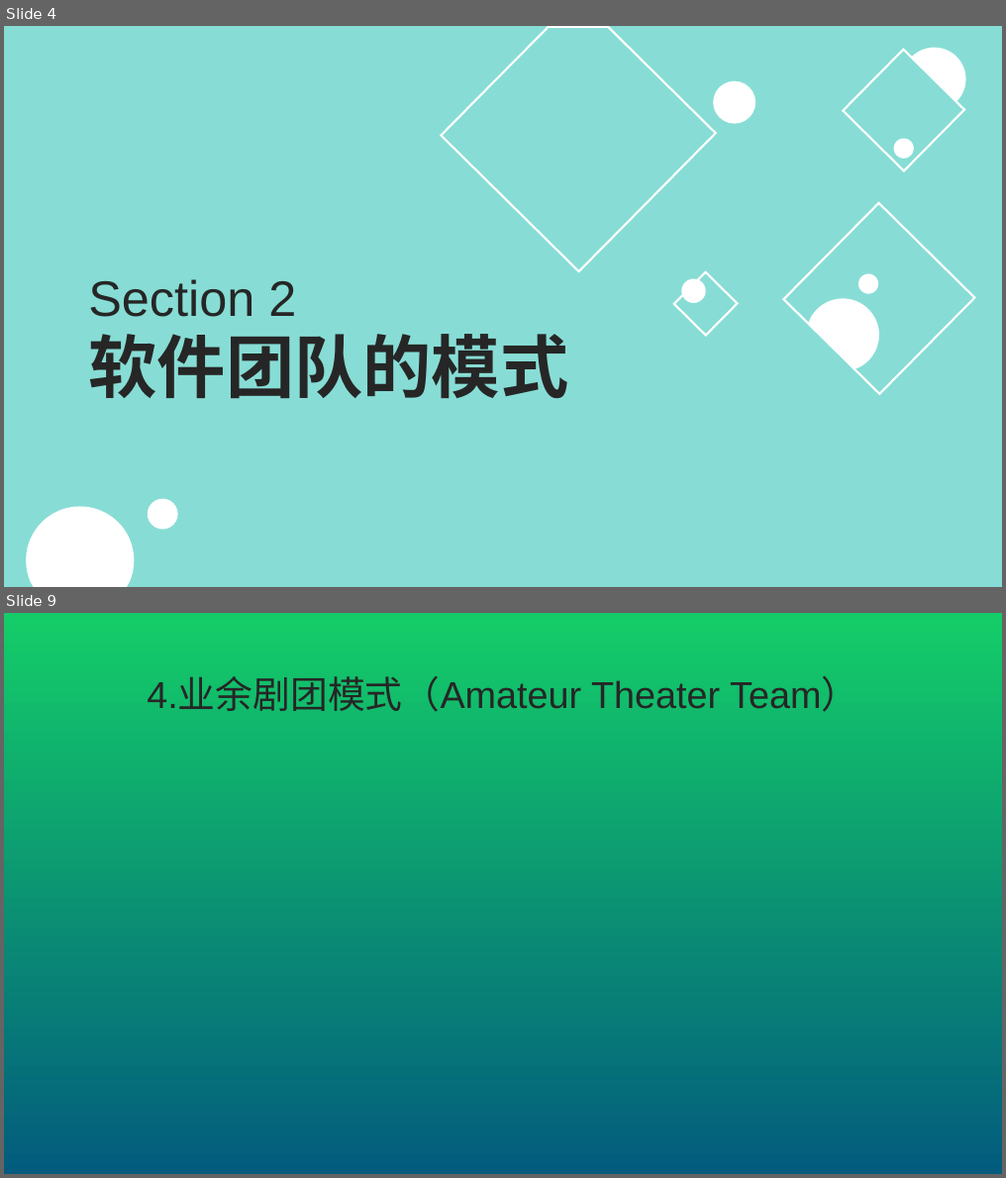
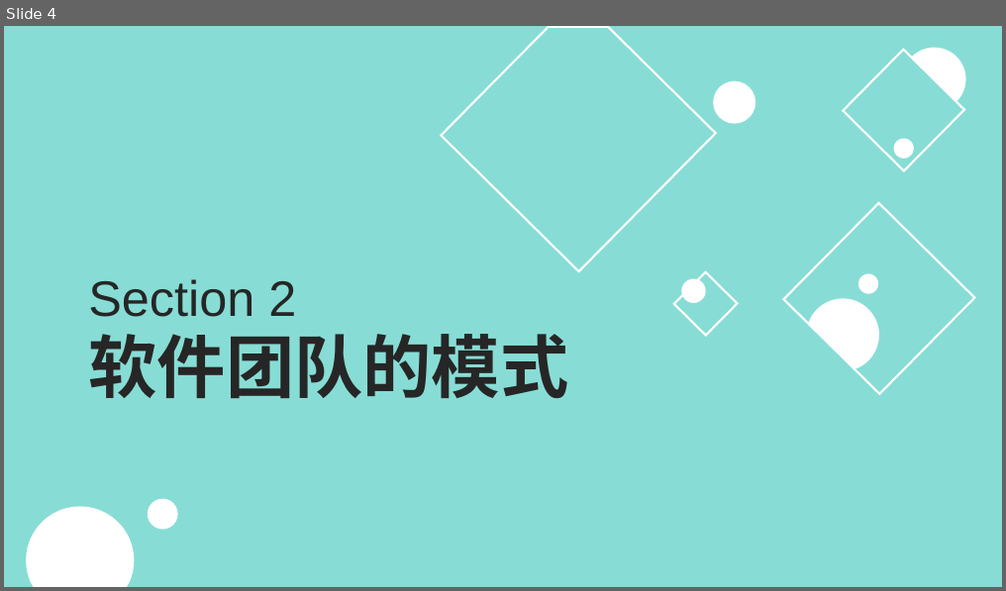
Before and after one commit to JFBabyHorse/learngit-and-BWESE, a slide deck: chapter5 团队和流程.pptx. Shown one above the other, each under a label of ours: slides 4 and 9 before the commit, slide 4 after it; the slides between them are not shown. The pictures are 1006x1178 and 1006x591 pixels, drawn with LibreOffice and Linux fonts; fonts in the diff are those of the drawing. Boxes give left, top, right and bottom in pixels: in the first picture for what was removed or moved away, otherwise in the second. Text is boxed around its words. In the diff, an @@ line names an element or a change of style, - is before the commit and + after.

```diff
--- a/chapter5 团队和流程.pptx
+++ b/chapter5 团队和流程.pptx
@@ slide 9 removed at [4, 613, 1002, 1174], background gradient #14CD68 to #035C7D @@
@@ text removed at [147, 679, 858, 712] @@
-4.业余剧团模式（Amateur Theater Team）
```
Also in this commit, not shown: 4 slides changed, 20 slides added, 3 other files.
